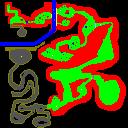
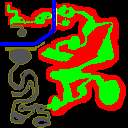
Revision of a layered 128 x 128 image; what changed, layer by layer:
hid "objects" over [8,5,101,107]
painted on "map" over [8,2,96,28]
